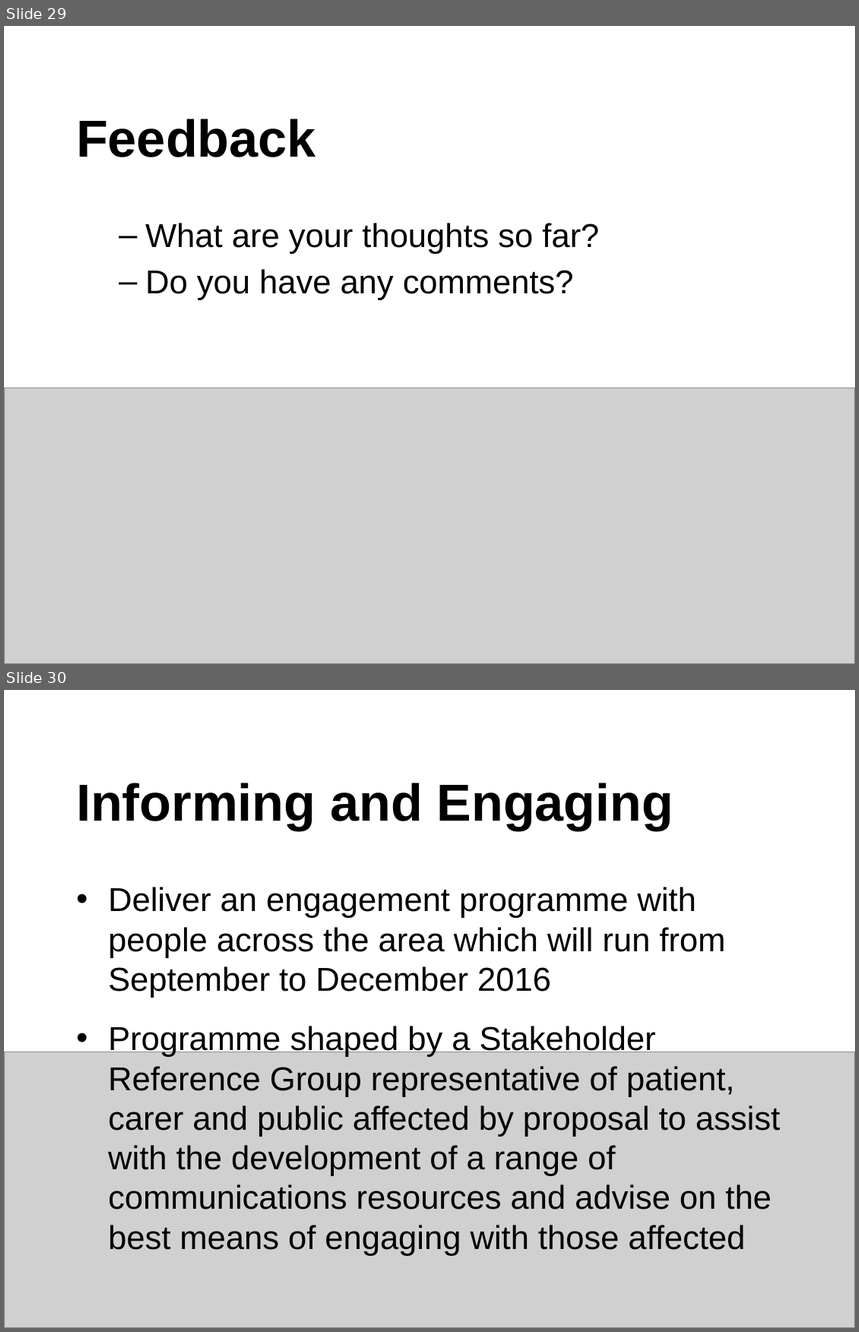
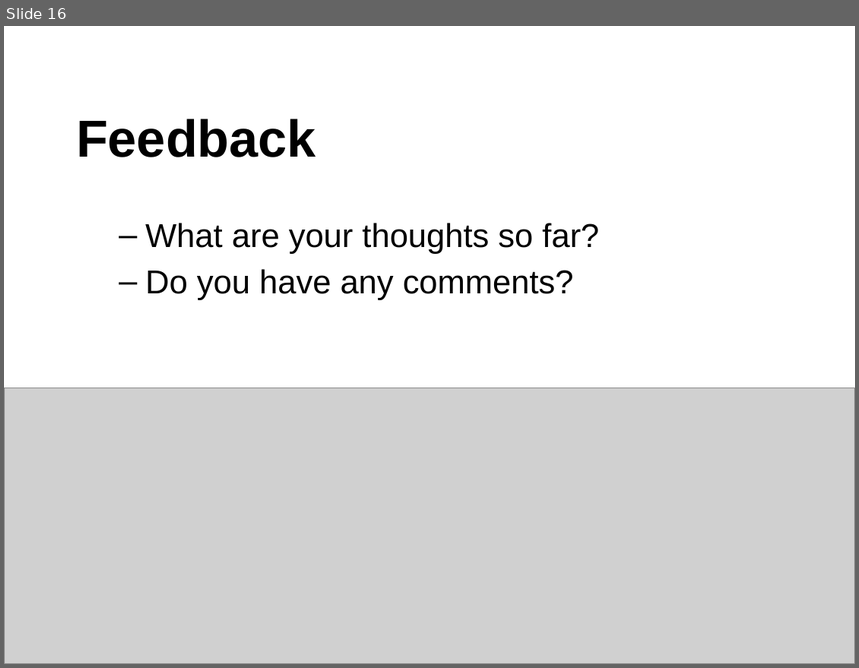
Before and after one commit to RMorton24/phs_group_project, a slide deck: Final Powerpoint presentation for 12.08.22.pptx. Shown one above the other, each under a label of ours: slides 29 and 30 before the commit, slide 16 after it. The pictures are 859x1332 and 859x668 pixels, drawn with LibreOffice and Linux fonts; fonts in the diff are those of the drawing; grey boxes stand for pictures. Boxes give left, top, right and bottom in pixels: in the first picture for what was removed or moved away, otherwise in the second. Text is boxed around its words. In the diff, an @@ line names an element or a change of style, - is before the commit and + after.

```diff
--- a/Final Powerpoint presentation for 12.08.22.pptx
+++ b/Final Powerpoint presentation for 12.08.22.pptx
@@ slide 30 removed at box(4, 690, 855, 1328), background #FFFFFF @@
@@ title removed at box(76, 783, 674, 830) @@
-Informing and Engaging
@@ text removed at box(108, 887, 780, 1256) @@
-• Deliver an engagement programme with people across the area which will run from September to December 2016
-• Programme shaped by a Stakeholder Reference Group representative of patient, carer and public affected by proposal to assist with the development of a range of communications resources and advise on the best means of engaging with those affected
@@ picture removed at box(4, 1053, 855, 1328) @@
@@ what was slide 29 is now slide 16 @@
```
Also in this commit, not shown: 1 slide changed, 2 slides added, 11 other slides removed, 1 other file.
